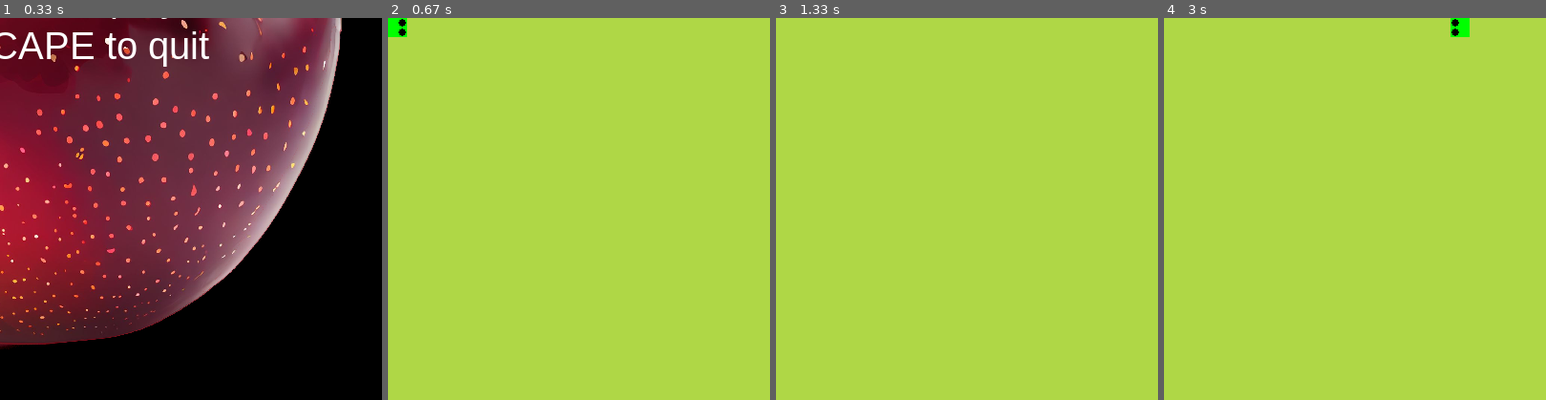
Above: before the commit, frames 1-4 (left to right).
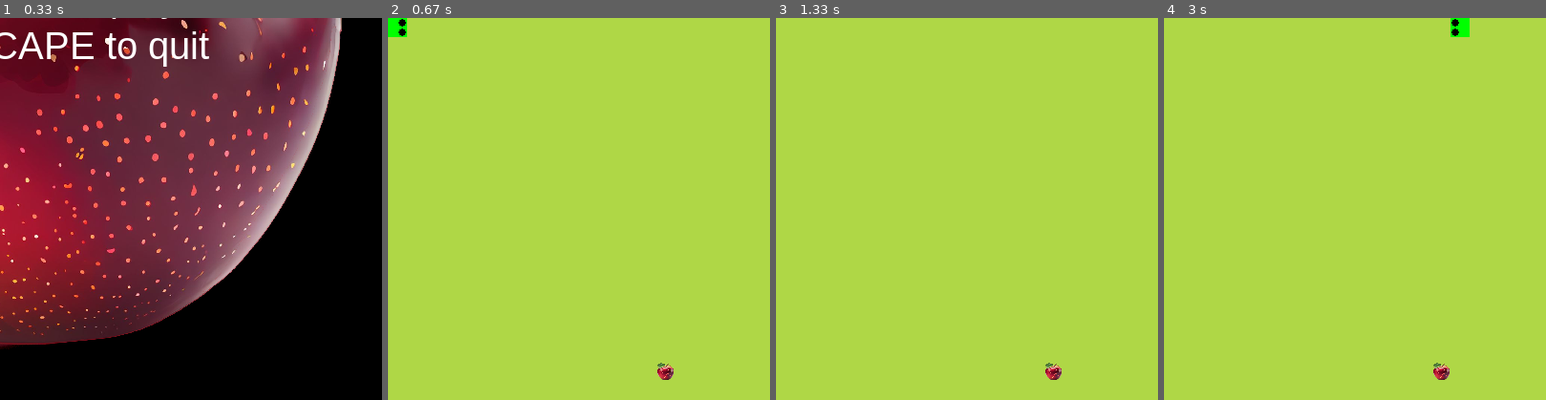
Above: after the commit, the same moments.

Repository: M1keEm/snakePyGame
Game: pygame game, started from snake.py
Two runs of this game, one before a commit and one after it. Both use one fixed random seed, a clock stepped at 60 frames per second and the inputs below.
Inputs:
- Up to frame 1 (0.33 s): no input
- Up to frame 2 (0.67 s): tap Space at 0.33 s
- Up to frame 3 (1.33 s): hold Right 0.67-1.13 s; hold Up from 1.17 s (still down)
- Up to frame 4 (3 s): release Up at 1.47 s; hold Right 1.5-1.97 s; hold Left 2-2.53 s; hold Down 2.57-2.87 s; hold Left from 2.9 s (still down)
The pictures show only the part of the screen within x 50-100%, y 50-100%; the shares and areas given below are measured in that part.

Frame 1 is identical in both runs. In frame 2, 0.1% of the frame differs, in the area x 70-75%, y 90-95%; in frame 3, 0.1%; in frame 4, 0.1%.

Commit message:
multiple fruits can appear at once

Diff:
--- a/snake.py
+++ b/snake.py
@@ -33,6 +33,50 @@
 
 APPLE_IMG = pygame.image.load("resources/apple.png")
 APPLE_IMG = pygame.transform.scale(APPLE_IMG, (20, 20))
+
+
+class Fruit:
+    def __init__(self, snake_block, width, height):
+        self.x = None
+        self.y = None
+        self.snake_block = snake_block
+        self.width = width
+        self.height = height
+        self.image = pygame.image.load("resources/apple.png").convert_alpha()
+        self.image = pygame.transform.scale(self.image, (snake_block, snake_block))
+        self.reset_position()
+
+    def reset_position(self):
+        """Reset the fruit's position to a random location on the grid."""
+        self.x = round(random.randrange(0, self.width - self.snake_block) / self.snake_block) * self.snake_block
+        self.y = round(random.randrange(0, self.height - self.snake_block) / self.snake_block) * self.snake_block
+
+    def draw(self, window):
+        """Draw the fruit on the window."""
+        window.blit(self.image, (self.x, self.y))
+
+    def is_eaten(self, snake_head):
+        """Check if the snake's head has collided with the fruit."""
+        return snake_head[0] == self.x and snake_head[1] == self.y
+
+
+class Particle:
+    def __init__(self, x, y, color):
+        self.x = x
+        self.y = y
+        self.color = color
+        self.vx = random.uniform(-1, 1)  # Random horizontal velocity
+        self.vy = random.uniform(-1, 1)  # Random vertical velocity
+        self.lifespan = 30  # Number of frames the particle will live
+
+    def update(self):
+        self.x += self.vx
+        self.y += self.vy
+        self.lifespan -= 1
+
+    def draw(self):
+        if self.lifespan > 0:
+            pygame.draw.circle(WINDOW, self.color, (int(self.x), int(self.y)), 1)
 
 
 def main_menu():
@@ -56,50 +100,6 @@
             if event.type == pygame.QUIT:
                 pygame.quit()
                 quit()
-
-
-class Fruit:
-    def __init__(self, snake_block, width, height):
-        self.x = None
-        self.y = None
-        self.snake_block = snake_block
-        self.width = width
-        self.height = height
-        self.image = pygame.image.load("resources/apple.png").convert_alpha()
-        self.image = pygame.transform.scale(self.image, (snake_block, snake_block))
-        self.reset_position()
-
-    def reset_position(self):
-        """Reset the fruit's position to a random location on the grid."""
-        self.x = round(random.randrange(0, self.width - self.snake_block) / self.snake_block) * self.snake_block
-        self.y = round(random.randrange(0, self.height - self.snake_block) / self.snake_block) * self.snake_block
-
-    def draw(self, window):
-        """Draw the fruit on the window."""
-        window.blit(self.image, (self.x, self.y))
-
-    def is_eaten(self, snake_head):
-        """Check if the snake's head has collided with the fruit."""
-        return snake_head[0] == self.x and snake_head[1] == self.y
-
-
-class Particle:
-    def __init__(self, x, y, color):
-        self.x = x
-        self.y = y
-        self.color = color
-        self.vx = random.uniform(-1, 1)  # Random horizontal velocity
-        self.vy = random.uniform(-1, 1)  # Random vertical velocity
-        self.lifespan = 30  # Number of frames the particle will live
-
-    def update(self):
-        self.x += self.vx
-        self.y += self.vy
-        self.lifespan -= 1
-
-    def draw(self):
-        if self.lifespan > 0:
-            pygame.draw.circle(WINDOW, self.color, (int(self.x), int(self.y)), 1)
 
 
 # drawing the snake
@@ -206,8 +206,8 @@
     snake_length = 1
     snake_list = []
 
-    # create a Fruit object
-    fruit = Fruit(SNAKE_BLOCK, WIDTH, HEIGHT)
+    # create a Fruit object list
+    fruits = [Fruit(SNAKE_BLOCK, WIDTH, HEIGHT) for _ in range(2)]
 
     # eye animation logic
     eye_state = True  # True for open, False for closed
@@ -274,10 +274,9 @@
         y1 += y1_change
         WINDOW.fill((175, 215, 70))
 
-        # draw food
-        fruit.draw(WINDOW)
-        # pygame.draw.circle(WINDOW, RED, (int(food_x + SNAKE_BLOCK // 2), int(food_y + SNAKE_BLOCK // 2)),
-        #                    SNAKE_BLOCK // 2)
+        # Draw all fruits
+        for fruit in fruits:
+            fruit.draw(WINDOW)
 
         # add snake head to the snake list
         snake_head = [x1, y1]
@@ -296,16 +295,17 @@
             eye_state = not eye_state  # toggle eye state
             last_blink_time = current_time
 
-        # check if snake eats the food
-        if fruit.is_eaten(snake_head):
-            fruit.reset_position()
-            snake_length += 1
-            eating = True  # start eating animation
-            eating_start_time = pygame.time.get_ticks()
-
-            # create particles
-            for _ in range(20):  # create 20 particles
-                particles.append(Particle(fruit.x + SNAKE_BLOCK // 2, fruit.y + SNAKE_BLOCK // 2, RED))
+        # check if snake eats any fruit
+        for fruit in fruits:
+            if fruit.is_eaten(snake_head):
+                fruit.reset_position()
+                snake_length += 1
+                eating = True  # start eating animation
+                eating_start_time = pygame.time.get_ticks()
+
+                # create particles
+                for _ in range(20):  # create 20 particles
+                    particles.append(Particle(fruit.x + SNAKE_BLOCK // 2, fruit.y + SNAKE_BLOCK // 2, RED))
 
         # update eating animation
         if eating and current_time - eating_start_time > eating_duration:
